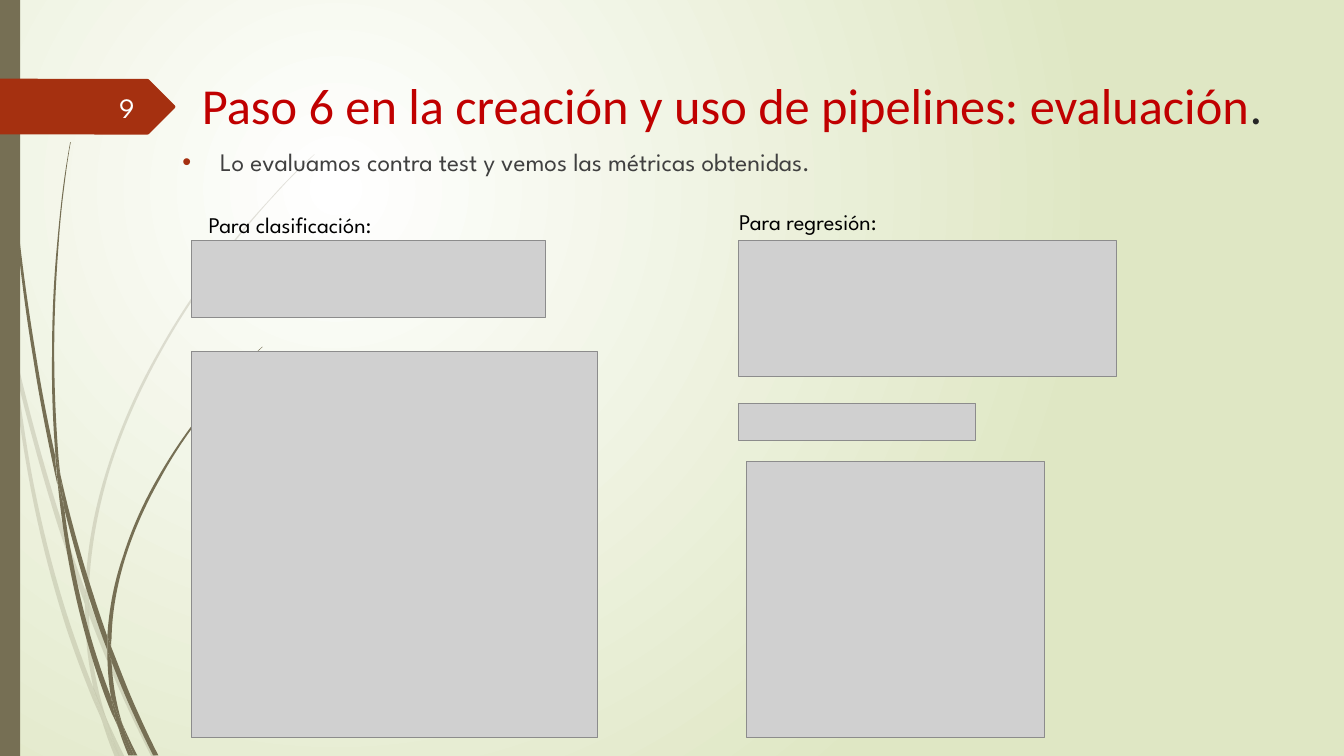
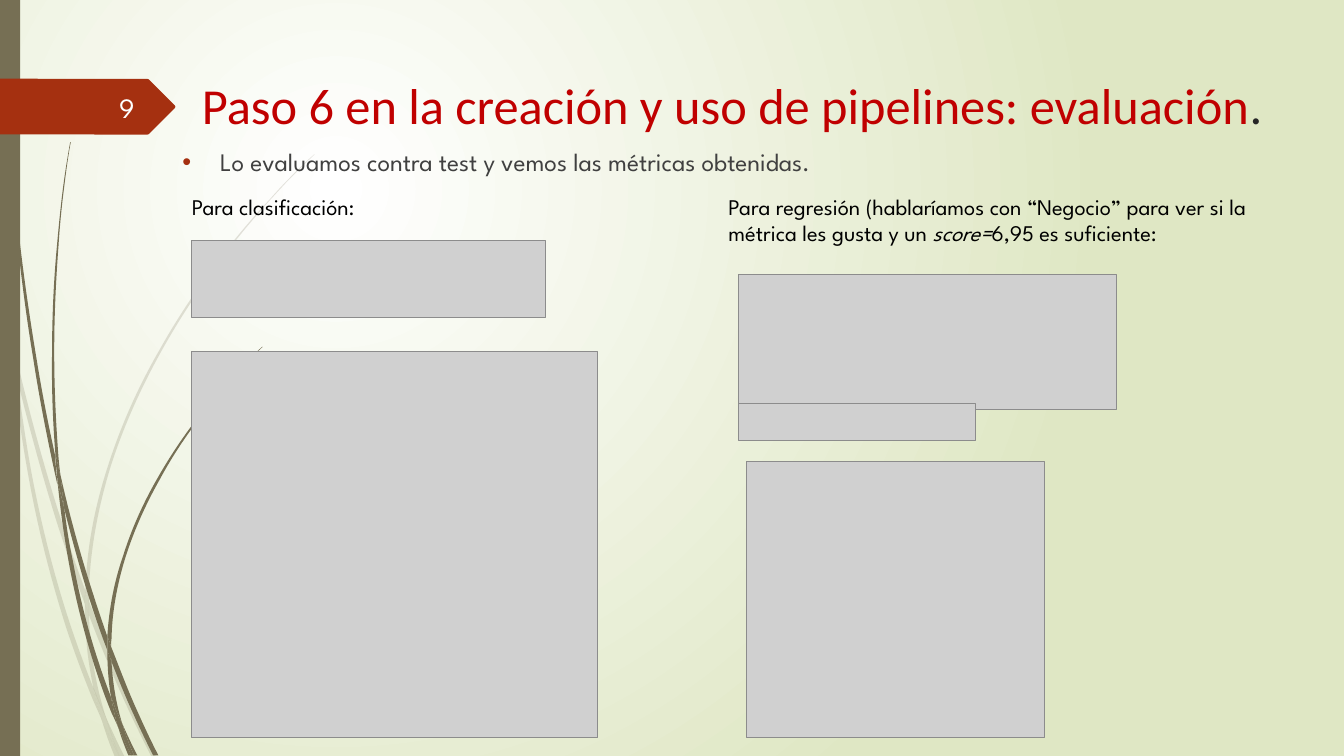
Before and after one commit to somm14/Pipelines_practica, a slide deck: slide 9 of Presentación_PIPELINES.pptx. Drawn at 1344x756 pixels with LibreOffice and Linux fonts; fonts in the diff are those of the drawing; grey boxes stand for pictures. Boxes give left, top, right and bottom in pixels: in the first picture for what was removed or moved away, otherwise in the second. Text is boxed around its words. In the diff, an @@ line names an element or a change of style, - is before the commit and + after.

```diff
--- a/Presentación_PIPELINES.pptx
+++ b/Presentación_PIPELINES.pptx
@@ text "Para clasificación:": place and size @@
-text "Para clasificación:" at <box>209,217,371,234</box>
+text "Para clasificación:" at <box>192,199,354,216</box>
@@ text at <box>728,199,1246,246</box>: text changed @@
-Para regresión:
+Para regresión (hablaríamos con “Negocio” para ver si la métrica les gusta y un score=6,95 es suficiente:
@@ picture: place and size @@
-picture at <box>739,241,1117,376</box>
+picture at <box>739,274,1117,409</box>
```
Also in this commit, not shown: 6 other slides changed.
